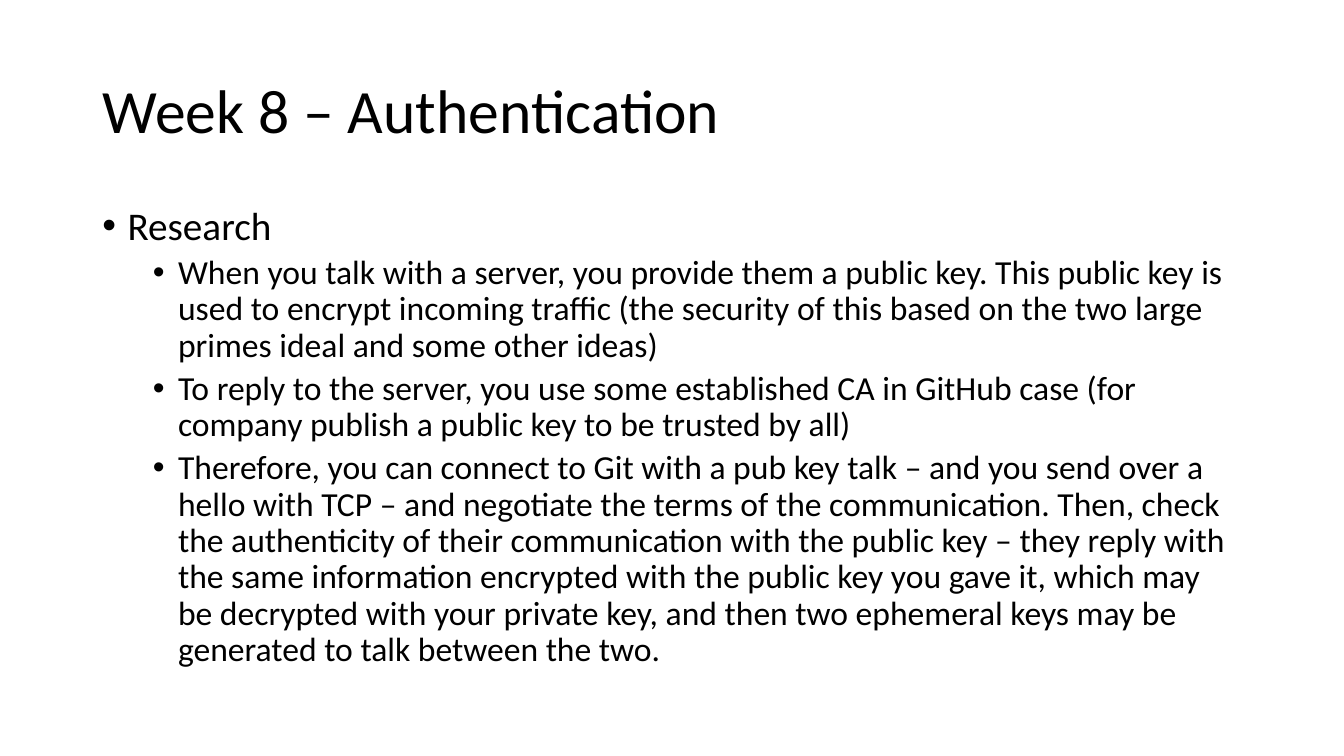
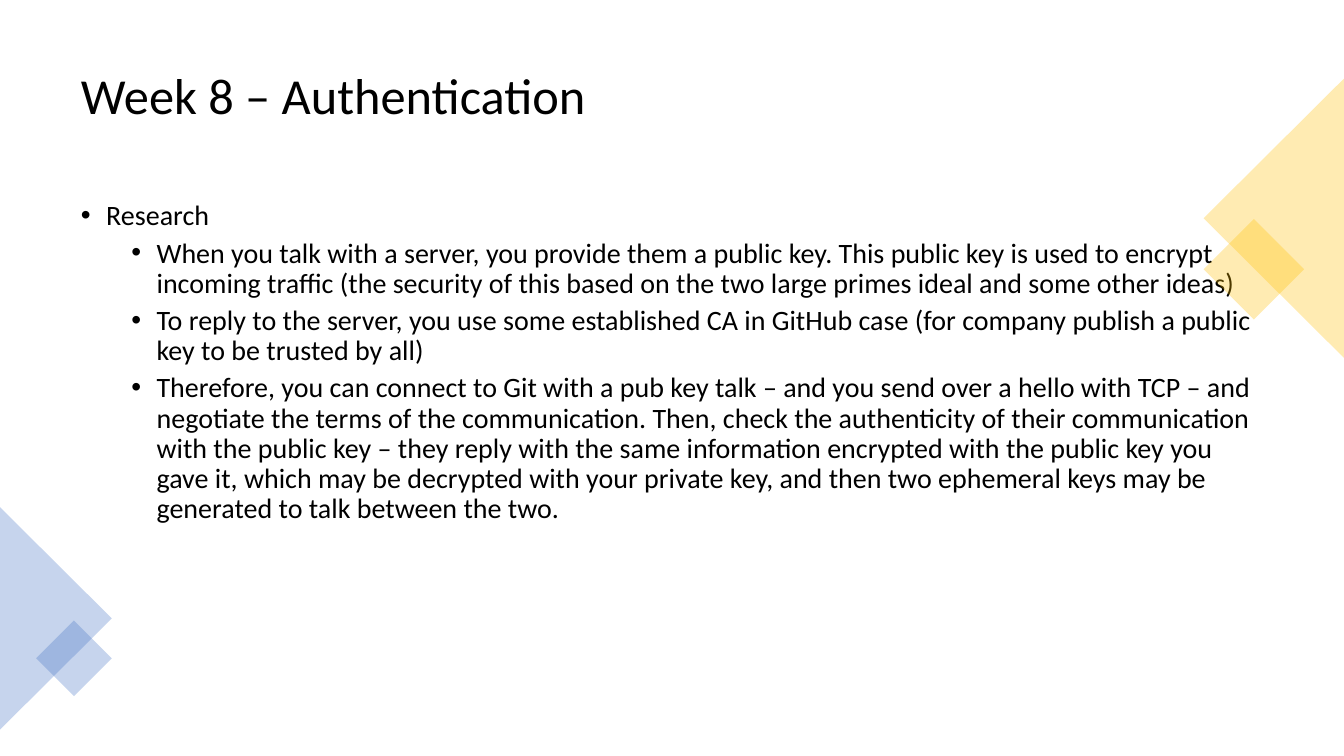
Before and after one commit to burwinliu-zz/my-jupyter-nb, a slide deck: slide 11 of Notes/summer2020/Summer_Summary.pptx. Drawn at 1344x756 pixels with LibreOffice and Linux fonts; fonts in the diff are those of the drawing. Boxes give left, top, right and bottom in pixels: in the first picture for what was removed or moved away, otherwise in the second. Text is boxed around its words. In the diff, an @@ line names an element or a change of style, - is before the commit and + after.

```diff
--- a/Notes/summer2020/Summer_Summary.pptx
+++ b/Notes/summer2020/Summer_Summary.pptx
@@ title "Week 8 – Authentication": place and size @@
-title "Week 8 – Authentication" at box(102, 90, 719, 134)
+title "Week 8 – Authentication" at box(81, 79, 586, 115)
@@ title "Week 8 – Authentication" at box(81, 79, 586, 115): size 44 to 36 pt @@
@@ triangle added at box(1204, 79, 1344, 358), fill #FFC000 at 30% opacity @@
@@ text "Research": place and size @@
-text "Research" at box(128, 212, 1225, 667)
+text "Research" at box(106, 205, 1250, 523)
@@ text "Research" at box(106, 205, 1250, 523): size 28 to 20 pt in "Research"; size 24 to 20 pt @@
@@ rectangle added at box(1204, 219, 1305, 320), fill #FFC000 at 30% opacity @@
@@ triangle added at box(0, 507, 112, 730), fill #4472C4 at 30% opacity @@
@@ rectangle added at box(36, 620, 112, 696), fill #4472C4 at 30% opacity @@
```
Also in this commit, not shown: 2 slides added, 3 other files.
